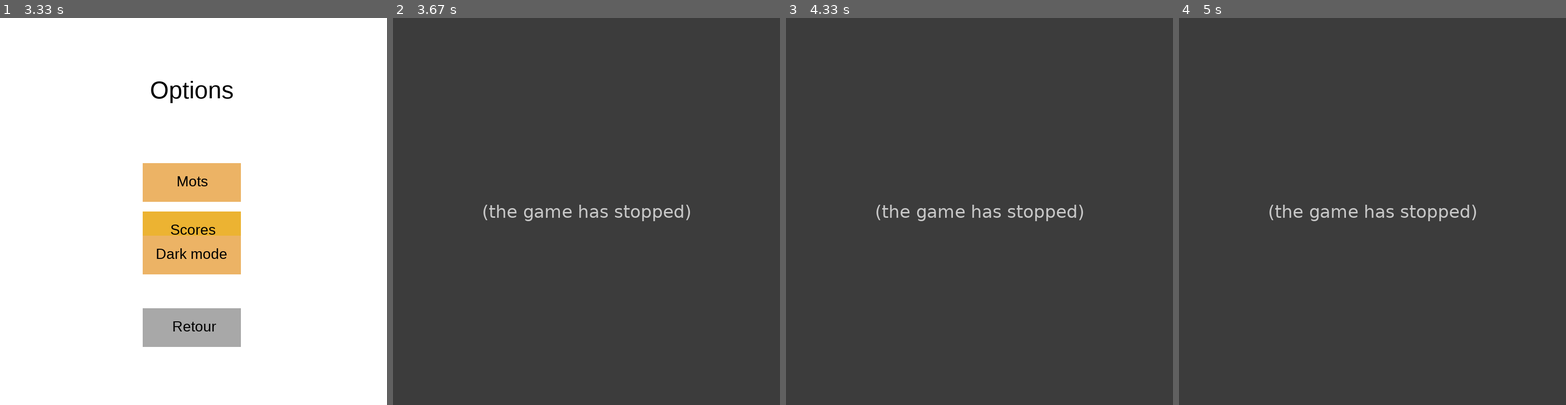
Above: before the commit, frames 1-4 (left to right).
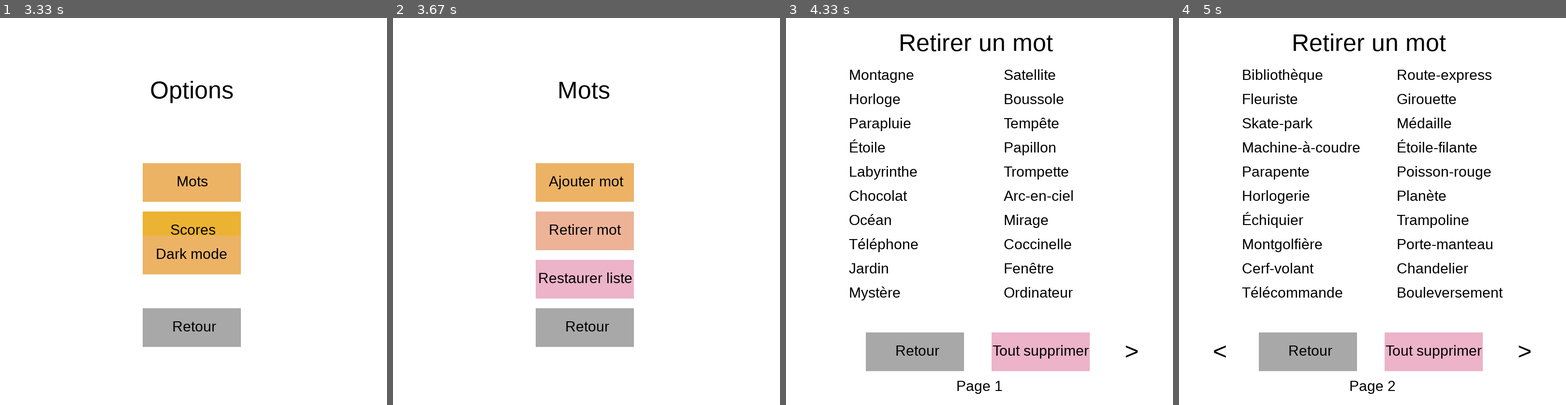
Above: after the commit, the same moments.

Repository: nicolas-riera/pendu
Game: pygame game, started from main.py
Two runs of this game, one before a commit and one after it. Both use one fixed random seed, a clock stepped at 60 frames per second and the inputs below.
Inputs (mouse positions are in pixels of both pictures, inside the frame that each line leads up to):
- Up to frame 1 (3.33 s): click "Scores" at 0.38 s; click "Retour" at 0.93 s; click "Options" at 1.27 s; click (239, 246) at 1.82 s; click "Changer nom" at 2.15 s; type "ann" at 2.43 s; tap Enter at 2.77 s; click "Retour" at 3.03 s
- Up to frame 2 (3.67 s): click "Mots" at 3.37 s
- Up to frame 3 (4.33 s): click "Retirer mot" at 3.7 s; move the mouse to (855, 250) at 3.98 s; click (855, 250) at 4.03 s
- Up to frame 4 (5 s): click ">" at 4.37 s; move the mouse to (1256, 79) at 4.65 s; click (1256, 79) at 4.7 s; move the mouse to (1387, 196) at 4.98 s

Frame 1 is identical in both runs. In frame 2, 100% of the frame differs, in the area x 0-100%, y 0-100%; in frame 3, 100%; in frame 4, 99%.
Error before the commit: TypeError: words_menu() missing 1 required positional argument: 'is_dark_mode' (options.py l...; the game stopped at 3.38 s (later frames are placeholders)

Commit message:
exp: various dark theme changes and should apply to every menu

Diff:
--- a/main.py
+++ b/main.py
@@ -24,11 +24,10 @@
     screen = pygame.display.set_mode((800,800))
     my_fonts = pygame.font.Font(FONT_PATH, 30), pygame.font.Font(FONT_PATH, 50)
     clock = pygame.time.Clock()
-    is_dark_mode = False
 
     check_empty_last_line()
 
     if read_words() == []:
         reset_words()
 
-    menu(screen, clock, my_fonts, is_dark_mode)
+    menu(screen, clock, my_fonts)
--- a/src/dark_mode.py
+++ b/src/dark_mode.py
@@ -1,5 +1,4 @@
-
-def is_dark_modes(screen, is_dark_mode):
+def light_dark_mode(screen, is_dark_mode):
 
     if not is_dark_mode:
         screen.fill("white")
@@ -9,4 +8,4 @@
         screen.fill((0, 0, 0))
         text_color = (255, 255, 255)
 
-    return is_dark_mode, text_color
+    return text_color
--- a/src/game.py
+++ b/src/game.py
@@ -160,7 +160,7 @@
 
         # Rendering
 
-        is_dark_mode, text_color = is_dark_modes(screen, is_dark_mode)
+        text_color = light_dark_mode(screen, is_dark_mode)
 
         render_adaptive_text(
             screen,
--- a/src/menu.py
+++ b/src/menu.py
@@ -21,7 +21,7 @@
 
 # Functions
 
-def menu(screen, clock, my_fonts, is_dark_mode):
+def menu(screen, clock, my_fonts):
 
     error_popup_empty = False
     is_dark_mode = False
@@ -38,7 +38,7 @@
 
         # Rendering
 
-        is_dark_mode, text_color = is_dark_modes(screen, is_dark_mode)
+        text_color = light_dark_mode(screen, is_dark_mode)
 
         logo_title_rect = logo_title.get_rect(center=(650, 500))
         logo_title_scaled = pygame.transform.scale(logo_title, (logo_title.get_size()[0]*0.5, logo_title.get_size()[1]*0.5))
@@ -47,7 +47,7 @@
         # Draw.rect(surface, color, (x position, y position, x width, y width))
         pygame.draw.rect(screen, (236, 179, 101), (295, 400, 203, 80))
         play_button = pygame.Rect((295, 400, 203, 80))
-        play_button_text = my_fonts[0].render("Jouer", True, text_color)
+        play_button_text = my_fonts[0].render("Jouer", True, (0, 0, 0))
         screen.blit(play_button_text, (360, 420))
 
         pygame.draw.rect(screen, (236, 179, 50), (295, 500, 203, 80))
@@ -57,7 +57,7 @@
 
         pygame.draw.rect(screen, (168, 168, 168), (295, 600, 203, 80))
         option_button = pygame.Rect((295, 600, 203, 80))
-        option_button_text = my_fonts[0].render("Options", True, text_color)
+        option_button_text = my_fonts[0].render("Options", True, (0, 0, 0))
         screen.blit(option_button_text, (346, 620))
 
         # Logic
@@ -81,7 +81,7 @@
                 if usr_word != "":
                     notice_username_input_popup = False
                     change_username(usr_word)
-                    game(screen, clock, my_fonts)
+                    game(screen, clock, my_fonts, is_dark_mode)
 
                     usr_word = ""
                     continue
@@ -98,7 +98,7 @@
             if not notice_username_input_popup:
                 if usr_word != "":
                     change_username(usr_word)
-                    game(screen, clock, my_fonts)
+                    game(screen, clock, my_fonts, is_dark_mode)
 
                     usr_word = ""
                     continue
@@ -118,7 +118,7 @@
                     else:
                         error_popup_empty = True
                 elif scores_button.collidepoint(pygame.mouse.get_pos()):
-                    scores(screen, clock, my_fonts)
+                    scores(screen, clock, my_fonts, is_dark_mode)
                 else:
                     options(screen, clock, my_fonts, is_dark_mode)
             else:
--- a/src/options.py
+++ b/src/options.py
@@ -19,9 +19,7 @@
 
 # Functions
 
-def options(screen, clock, my_fonts, is_dark_mode=False):
-
-    is_dark_mode = False
+def options(screen, clock, my_fonts, is_dark_mode):
 
     while True:
 
@@ -31,7 +29,7 @@
 
         # Rendering
 
-        is_dark_mode, text_color = is_dark_modes(screen, is_dark_mode)
+        text_color = light_dark_mode(screen, is_dark_mode)
 
         settings_title_button_text = my_fonts[1].render("Options", True, (0, 0, 0))
         screen.blit(settings_title_button_text, (310, 120))
@@ -69,9 +67,9 @@
             if mouseclicked:
                 pygame.mouse.set_cursor(pygame.SYSTEM_CURSOR_ARROW)
                 if words_button.collidepoint(pygame.mouse.get_pos()):
-                    words_menu(screen, clock, my_fonts)
+                    words_menu(screen, clock, my_fonts, is_dark_mode)
                 elif scores_button.collidepoint(pygame.mouse.get_pos()):
-                    scores_menu_options(screen, clock, my_fonts)
+                    scores_menu_options(screen, clock, my_fonts, is_dark_mode)
                 elif return_button.collidepoint(pygame.mouse.get_pos()):
                     break
             else:
@@ -80,11 +78,10 @@
         else:
             pygame.mouse.set_cursor(pygame.SYSTEM_CURSOR_ARROW)
 
-def words_menu(screen, clock, my_fonts,is_dark_mode):
+def words_menu(screen, clock, my_fonts, is_dark_mode):
 
     reset_popup = False
 
-
     while True:
 
         # pygame events
@@ -94,30 +91,30 @@
 
         # Rendering
 
-        is_dark_mode, text_color = is_dark_modes(screen, is_dark_mode)
-
-        words_title_button_text = my_fonts[1].render("Mots", True, text_color)
-        screen.blit(words_title_button_text, (340, 120))
+        text_color = light_dark_mode(screen, is_dark_mode)
+
+        words_title_text = my_fonts[1].render("Mots", True, text_color)
+        screen.blit(words_title_text, (340, 120))
 
         # Draw.rect(surface, color, (x position, y position, x width, y width))
         pygame.draw.rect(screen, (236, 179, 101), (295, 300, 203, 80))
         add_word_button = pygame.Rect((295, 300, 203, 80))
-        add_word_button_text = my_fonts[0].render("Ajouter mot", True, text_color)
+        add_word_button_text = my_fonts[0].render("Ajouter mot", True, (0, 0, 0))
         screen.blit(add_word_button_text, (322, 320))
 
         pygame.draw.rect(screen, (236, 179, 151), (295, 400, 203, 80))
         remove_word_button = pygame.Rect((295, 400, 203, 80))
-        remove_word_button_text = my_fonts[0].render("Retirer mot", True, text_color)
+        remove_word_button_text = my_fonts[0].render("Retirer mot", True, (0, 0, 0))
         screen.blit(remove_word_button_text, (322, 420))
 
         pygame.draw.rect(screen, (236, 179, 201), (295, 500, 203, 80))
         reset_word_button = pygame.Rect((295, 500, 203, 80))
-        reset_word_button_text = my_fonts[0].render("Restaurer liste", True, text_color)
+        reset_word_button_text = my_fonts[0].render("Restaurer liste", True, (0, 0, 0))
         screen.blit(reset_word_button_text, (300, 520))
 
         pygame.draw.rect(screen, (168, 168, 168), (295, 600, 203, 80))
         return_button = pygame.Rect((295, 600, 203, 80))
-        return_button_text = my_fonts[0].render("Retour", True, text_color)
+        return_button_text = my_fonts[0].render("Retour", True, (0, 0, 0))
         screen.blit(return_button_text, (356, 620))
 
         # Logic
@@ -133,11 +130,11 @@
                 if mouseclicked:
                     pygame.mouse.set_cursor(pygame.SYSTEM_CURSOR_ARROW)
                     if add_word_button.collidepoint(pygame.mouse.get_pos()):
-                        add_word_menu(screen, clock, my_fonts)
+                        add_word_menu(screen, clock, my_fonts, is_dark_mode)
                     elif return_button.collidepoint(pygame.mouse.get_pos()):
                         break
                     elif remove_word_button.collidepoint(pygame.mouse.get_pos()):
-                        remove_word_menu(screen, clock, my_fonts)
+                        remove_word_menu(screen, clock, my_fonts, is_dark_mode)
                     elif reset_word_button.collidepoint(pygame.mouse.get_pos()):
                         pygame.mouse.set_cursor(pygame.SYSTEM_CURSOR_WAITARROW)
                         reset_words()
@@ -158,6 +155,7 @@
     error_found_popup = False
     error_too_short_popup = False
     error_only_one_letter_popup = False
+
     while True:
 
         # pygame events
@@ -187,7 +185,7 @@
 
         # Rendering
 
-        is_dark_mode, text_color = is_dark_modes(screen, is_dark_mode)
+        text_color = light_dark_mode(screen, is_dark_mode)
 
         words_title_text = my_fonts[1].render("Ajouter un mot", True, text_color)
         screen.blit(words_title_text, (230, 120))
@@ -288,7 +286,7 @@
 
         # Rendering
 
-        is_dark_mode, text_color = is_dark_modes(screen, is_dark_mode)
+        text_color = light_dark_mode(screen, is_dark_mode)
 
         words_title_text = my_fonts[1].render("Retirer un mot", True, text_color)
         screen.blit(words_title_text, (233, 22))
@@ -425,7 +423,7 @@
         pygame.display.flip()
         clock.tick(60)
 
-def scores_menu_options(screen, clock, my_fonts):
+def scores_menu_options(screen, clock, my_fonts, is_dark_mode):
 
     reset_popup = False
     notice_username_input_popup = False
@@ -440,7 +438,7 @@
 
         # Rendering
 
-        screen.fill("white")
+        text_color = light_dark_mode(screen, is_dark_mode)
 
         words_title_button_text = my_fonts[1].render("Scores", True, (0, 0, 0))
         screen.blit(words_title_button_text, (320, 120))
--- a/src/scores.py
+++ b/src/scores.py
@@ -8,6 +8,7 @@
 from src.popup import *
 from src.scores_mgt import *
 from src.render_adaptive_text import *
+from src.dark_mode import *
 
 # Variables
 
@@ -15,7 +16,7 @@
 
 # Functions
 
-def scores(screen, clock, my_fonts):
+def scores(screen, clock, my_fonts, is_dark_mode):
 
     check_empty_last_line_scores()
     scores_list_current_page = 0
@@ -35,7 +36,7 @@
 
         # Rendering
 
-        screen.fill("white")
+        text_color = light_dark_mode(screen, is_dark_mode)
 
         name_section_text = my_fonts[0].render("JOUEUR", True, (0, 0, 0))
         screen.blit(name_section_text, (60, 50))
@@ -43,19 +44,21 @@
         screen.blit(word_section_text, (300, 50))
         error_section_text = my_fonts[0].render("ERREURS", True, (0, 0, 0))
         screen.blit(error_section_text, (600, 50))
-        pygame.draw.line(screen, (0, 0, 0), (50, 90), (750, 90), 2)
+
+        pygame.draw.line(screen, text_color, (50, 90), (750, 90), 2)
 
         for i in range (scores_list_current_page*10, len(scores_list)):
             if (i-scores_list_current_page * 10) < 10:
                 y_offset = 50*(i-scores_list_current_page*10)
-                pygame.draw.line(screen, (0, 0, 0), (50, 92 + y_offset), (750, 92 + y_offset), 2)
+                pygame.draw.line(screen, text_color, (50, 92 + y_offset), (750, 92 + y_offset), 2)
                 render_adaptive_text(
                             screen=screen,
                             text=str(scores_list[i][0].capitalize()),
                             x=60,
                             y=100 + y_offset,
                             max_width=200,
-                            font_path=FONT_PATH
+                            font_path=FONT_PATH,
+                            color=text_color
                         )
                 render_adaptive_text(
                             screen=screen,
@@ -63,7 +66,8 @@
                             x=300,
                             y=100 + y_offset,
                             max_width=200,
-                            font_path=FONT_PATH
+                            font_path=FONT_PATH,
+                            color=text_color
                         )
                 render_adaptive_text(
                             screen=screen,
@@ -71,20 +75,21 @@
                             x=600,
                             y=100 + y_offset,
                             max_width=200,
-                            font_path=FONT_PATH
+                            font_path=FONT_PATH,
+                            color=text_color
                         )
 
         if scores_list_pages > 1:
 
             if scores_list_current_page != 0:
-                previous_page_arrow = my_fonts[1].render("<", True, (0, 0, 0))
+                previous_page_arrow = my_fonts[1].render("<", True, text_color)
                 previous_page_rect = previous_page_arrow.get_rect(topleft=(70, 660))
                 screen.blit(previous_page_arrow, (70, 660))
             else:
                 previous_page_rect = None
 
             if scores_list_current_page != scores_list_pages-1:
-                next_page_arrow = my_fonts[1].render(">", True, (0, 0, 0))
+                next_page_arrow = my_fonts[1].render(">", True, text_color)
                 next_page_rect = next_page_arrow.get_rect(topleft=(700, 660))
                 screen.blit(next_page_arrow, (700, 660))
             else:
@@ -97,7 +102,7 @@
         return_button_text = my_fonts[0].render("Retour", True, (0, 0, 0))
         screen.blit(return_button_text, (356, 620))
 
-        page_indicator_text = my_fonts[0].render(f"Page {scores_list_current_page + 1}", True, (0, 0, 0))
+        page_indicator_text = my_fonts[0].render(f"Page {scores_list_current_page + 1}", True, text_color)
         screen.blit(page_indicator_text, (352, 743))
 
         # Logic
